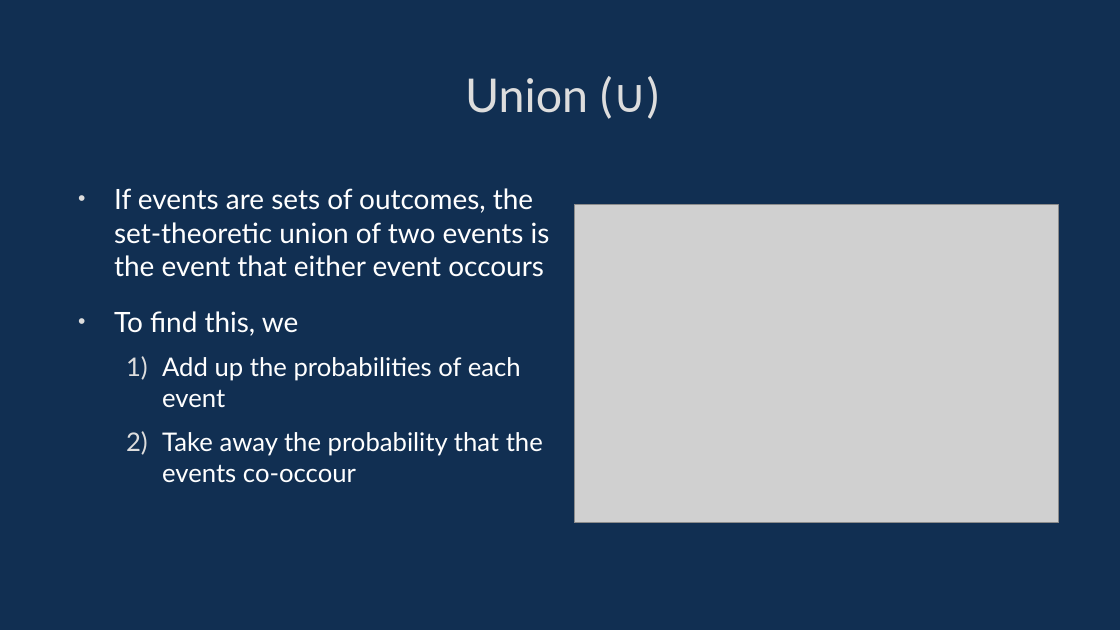
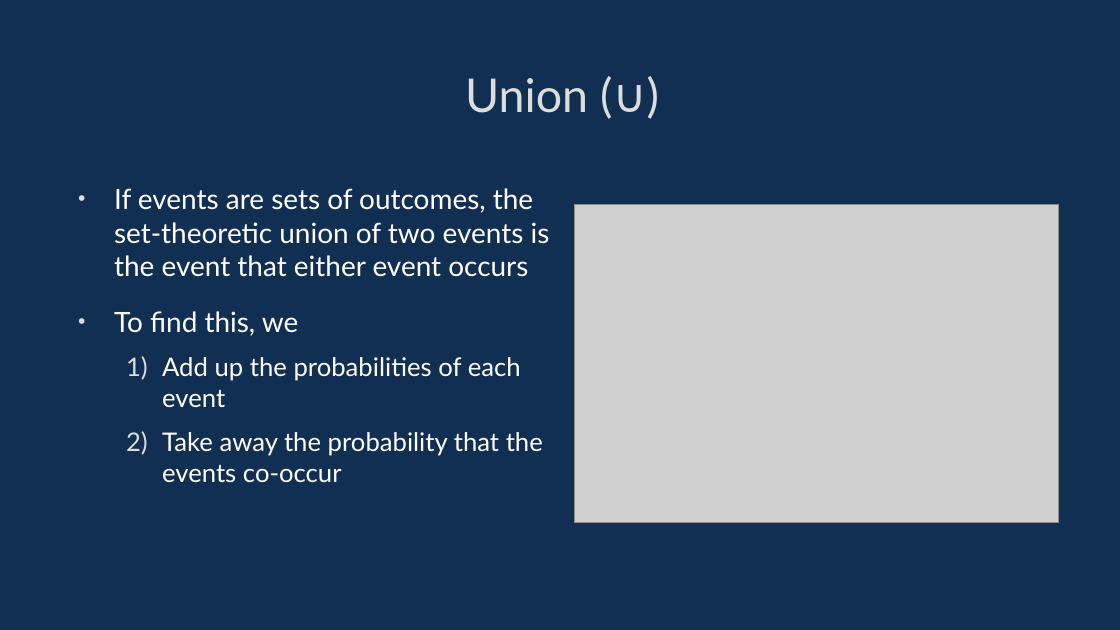
Before and after one commit to davidgundry/maths22-23, a slide deck: slide 24 of slides/maths-10-probability.odp. Drawn at 1120x630 pixels with LibreOffice and Linux fonts; fonts in the diff are those of the drawing; grey boxes stand for pictures. Boxes give left, top, right and bottom in pixels: in the first picture for what was removed or moved away, otherwise in the second. Text is boxed around its words. In the diff, an @@ line names an element or a change of style, - is before the commit and + after.

Commit message:
Changes in lecture

```diff
--- a/slides/maths-10-probability.odp
+++ b/slides/maths-10-probability.odp
@@ text at (114, 188, 550, 277): text changed @@
-• If events are sets of outcomes, the set-theoretic union of two events is the event that either event occours
+• If events are sets of outcomes, the set-theoretic union of two events is the event that either event occurs
@@ text at (162, 432, 543, 483): text changed @@
-  2) Take away the probability that the events co-occour
+  2) Take away the probability that the events co-occur
```
Also in this commit, not shown: 12 other slides changed.
